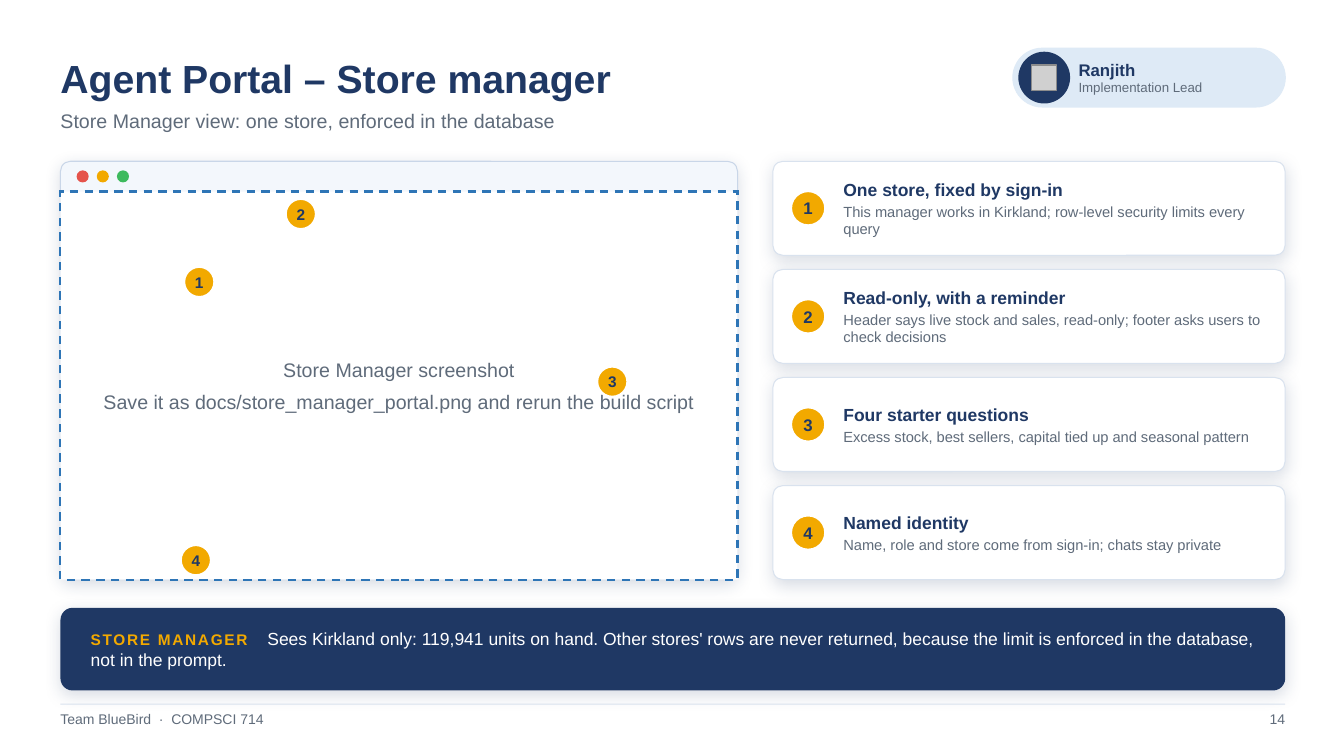
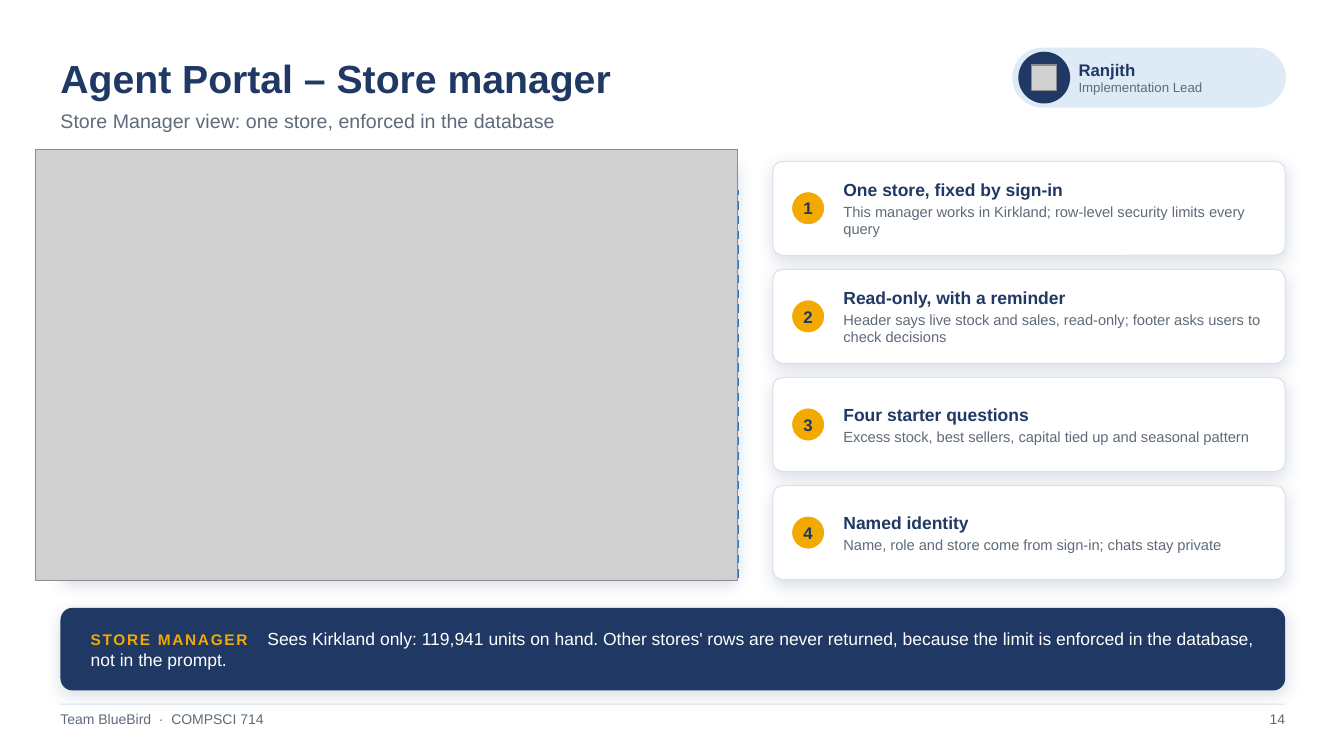
Before and after one commit to rpul351/ai-tour-26-zava-diy-dataset-plus-mcp, a slide deck: slide 14 of docs/TeamBlueBird_InventoryOptimisationAgent_Presentation_Premium.pptx. Drawn at 1344x756 pixels with LibreOffice and Linux fonts; fonts in the diff are those of the drawing; grey boxes stand for pictures. Boxes give left, top, right and bottom in pixels: in the first picture for what was removed or moved away, otherwise in the second. Text is boxed around its words. In the diff, an @@ line names an element or a change of style, - is before the commit and + after.

Commit message:
Add files via upload
updated with screenshor

```diff
--- a/docs/TeamBlueBird_InventoryOptimisationAgent_Presentation_Premium.pptx
+++ b/docs/TeamBlueBird_InventoryOptimisationAgent_Presentation_Premium.pptx
@@ picture added at box(35, 149, 738, 581) @@
@@ ellipse removed at box(77, 170, 89, 182) @@
@@ ellipse removed at box(97, 170, 109, 182) @@
@@ ellipse removed at box(117, 170, 129, 182) @@
@@ ellipse removed at box(285, 199, 316, 229) @@
@@ text removed at box(297, 209, 306, 220) @@
-2
@@ ellipse removed at box(185, 267, 215, 297) @@
@@ text removed at box(195, 277, 204, 288) @@
-1
@@ text removed at box(103, 363, 694, 413) @@
-Store Manager screenshot
-Save it as docs/store_manager_portal.png and rerun the build script
@@ ellipse removed at box(597, 367, 627, 397) @@
@@ text removed at box(608, 376, 617, 387) @@
-3
@@ ellipse removed at box(180, 545, 211, 576) @@
@@ text removed at box(192, 555, 201, 566) @@
-4
```
